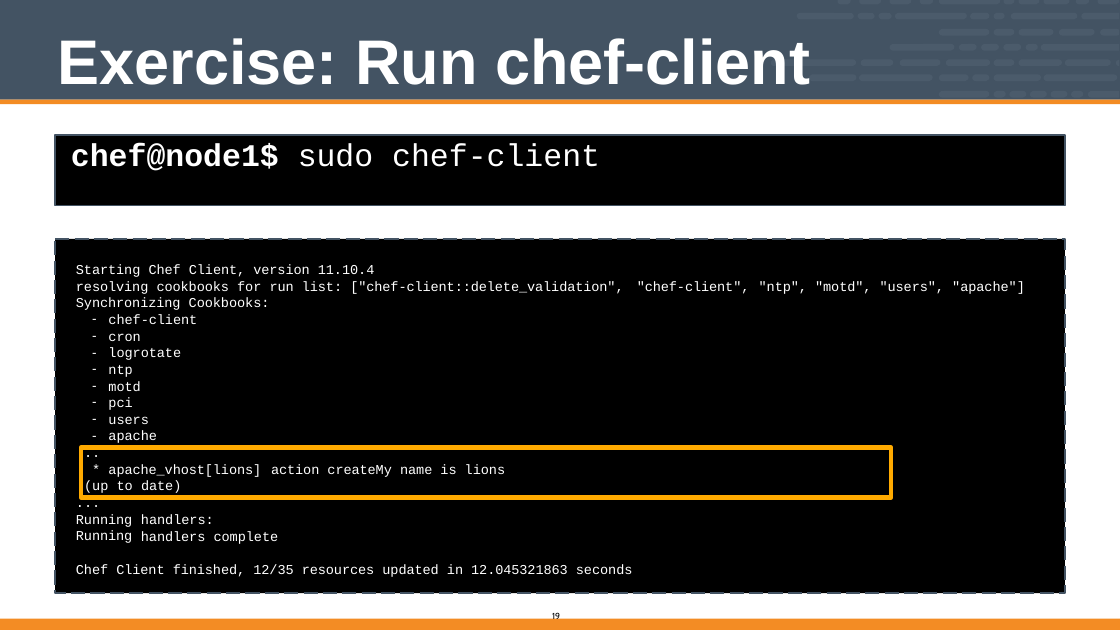
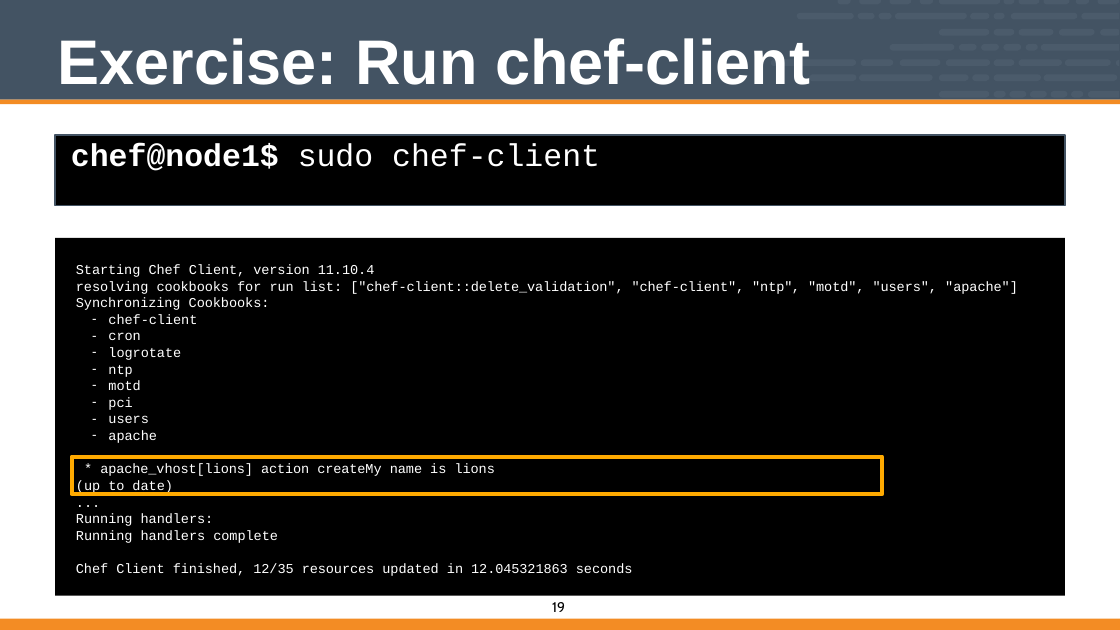
Before and after one commit to vinyar/chef-intermediate, a slide deck: slide 19 of Modules/04-Chef_Intermediate.pptx. Drawn at 1120x630 pixels with LibreOffice and Linux fonts; fonts in the diff are those of the drawing. Boxes give left, top, right and bottom in pixels: in the first picture for what was removed or moved away, otherwise in the second. Text is boxed around its words. In the diff, an @@ line names an element or a change of style, - is before the commit and + after.

Commit message:
Fixed code and other text formatting

```diff
--- a/Modules/04-Chef_Intermediate.pptx
+++ b/Modules/04-Chef_Intermediate.pptx
@@ freeform shape at [55, 238, 1065, 596]: outline redrawn @@
@@ freeform shape removed at [55, 239, 1065, 593] @@
@@ text at [76, 281, 1018, 576]: text changed @@
-resolving cookbooks for run list: ["chef-client::delete_validation", Synchronizing Cookbooks:
+resolving cookbooks for run list: ["chef-client::delete_validation", "chef-client", "ntp", "motd", "users", "apache"]
+Synchronizing Cookbooks:
+– chef-client
+– cron
+– logrotate
+– ntp
+– motd
+– pci
+– users
+– apache
+...
+* apache_vhost[lions] action createMy name is lions
+(up to date)
+...
+Running handlers:
+Running handlers complete
+Chef Client finished, 12/35 resources updated in 12.045321863 seconds
@@ text removed at [637, 281, 750, 294] @@
-"chef-client",
@@ text removed at [759, 281, 1025, 294] @@
-"ntp", "motd", "users", "apache"]
@@ text removed at [108, 314, 197, 443] @@
-– chef-client
-– cron
-– logrotate
-– ntp
-– motd
-– pci
-– users
-– apache
-...
-*
@@ freeform shape: place and size @@
-freeform shape at [81, 447, 891, 497]
+freeform shape at [72, 457, 882, 494]
@@ text removed at [108, 464, 261, 477] @@
-apache_vhost[lions]
@@ text removed at [271, 464, 505, 477] @@
-action createMy name is lions
@@ text removed at [76, 481, 133, 543] @@
-(up to
-...
-Running Running
@@ text removed at [141, 481, 181, 493] @@
-date)
@@ text removed at [141, 514, 279, 544] @@
-handlers: handlers complete
@@ page number: place and size @@
-page number at [552, 612, 560, 622]
+page number at [552, 602, 565, 612]
@@ page number at [552, 602, 565, 612]: size 10 to 16 pt @@
```
Also in this commit, not shown: 55 other slides changed.
